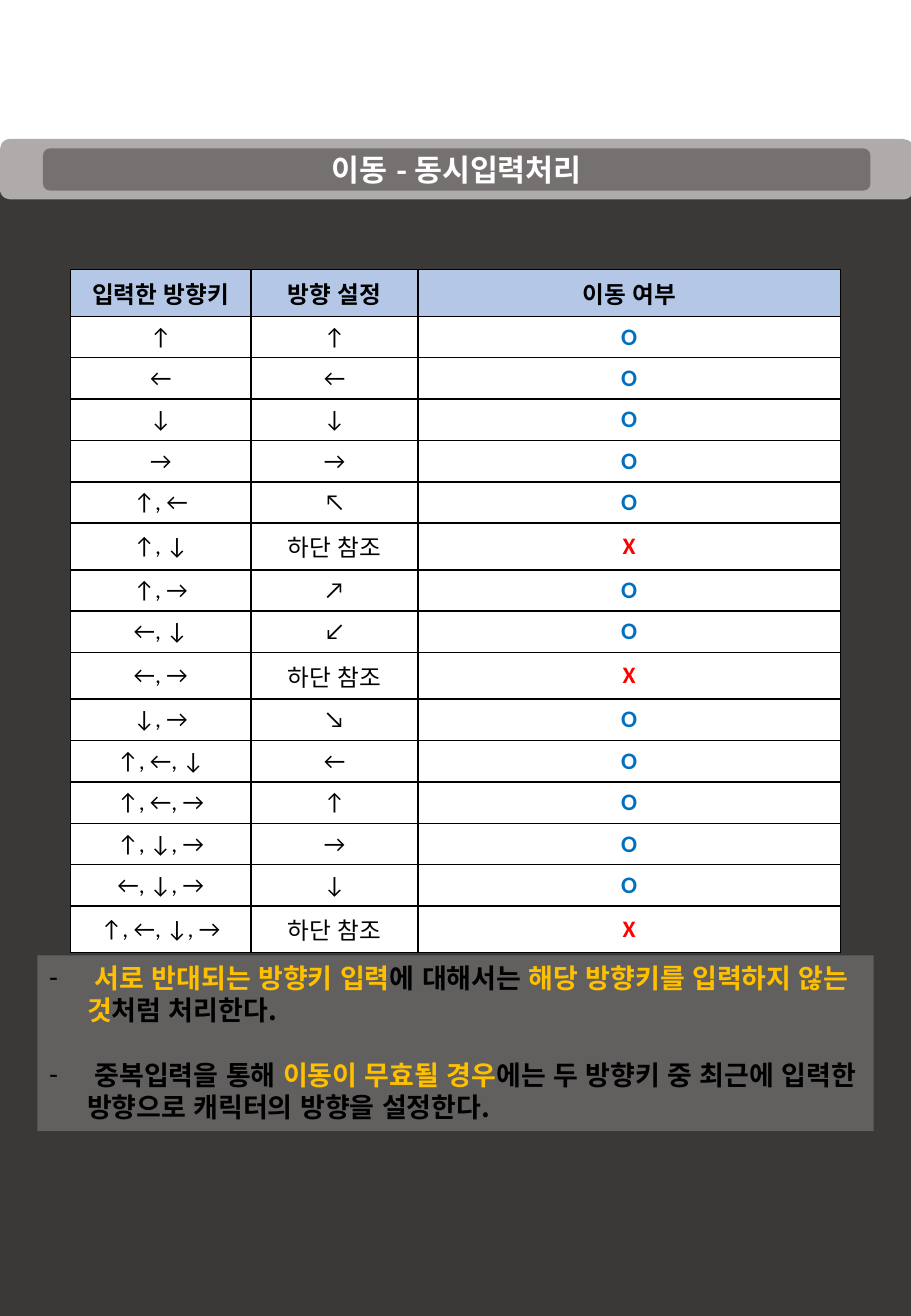
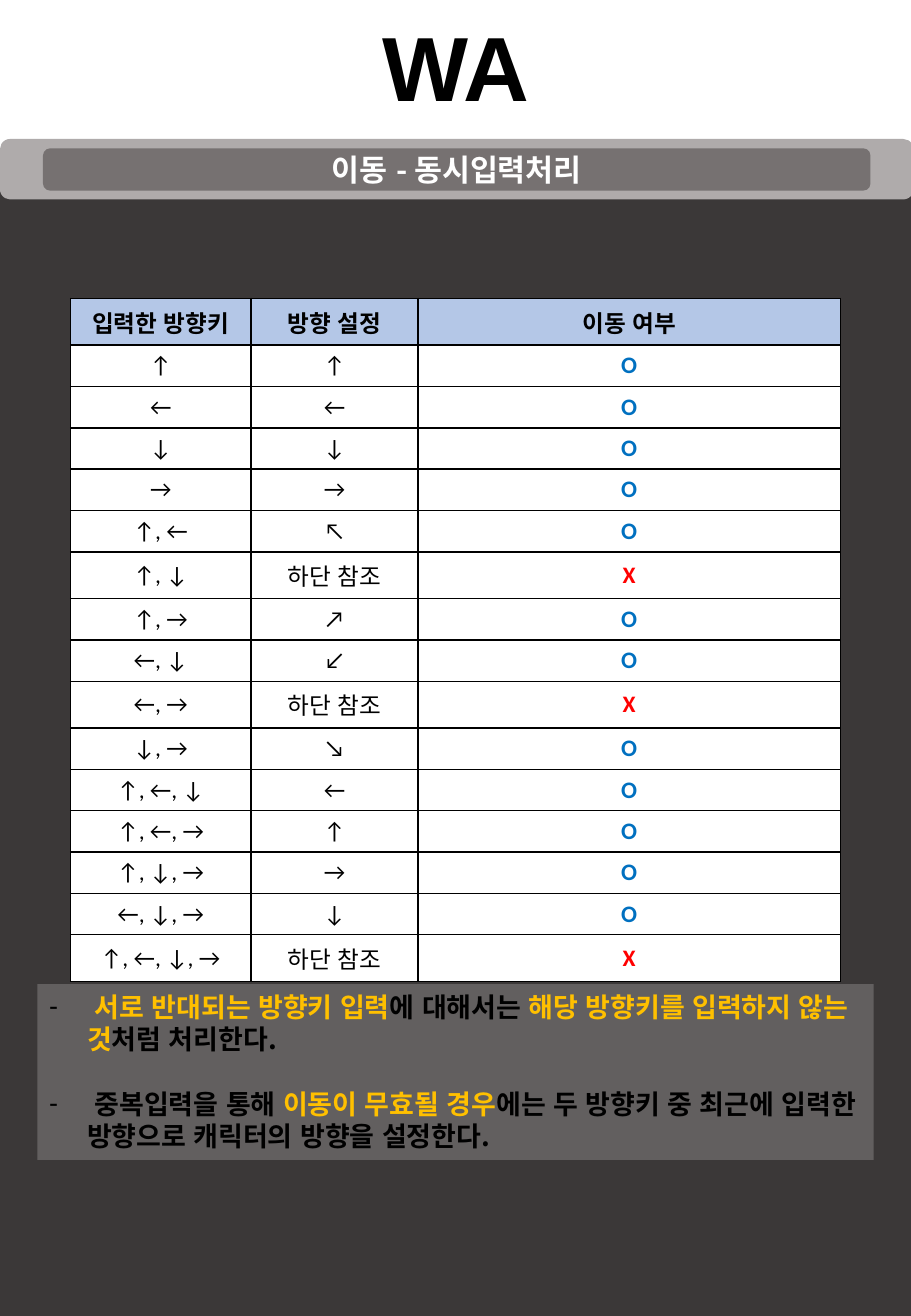
Before and after one commit to taeseongeom/WA, a slide deck: slide 10 of 기획서/신버전/캐릭터시스템.pptx. Drawn at 911x1316 pixels with LibreOffice and Linux fonts; fonts in the diff are those of the drawing. Boxes give left, top, right and bottom in pixels: in the first picture for what was removed or moved away, otherwise in the second. Text is boxed around its words. In the diff, an @@ line names an element or a change of style, - is before the commit and + after.

```diff
--- a/기획서/신버전/캐릭터시스템.pptx
+++ b/기획서/신버전/캐릭터시스템.pptx
@@ text added at bbox=[382, 38, 529, 101], 54 pt, text #000000, bold @@
+WA
@@ table: place and size @@
-table at bbox=[70, 270, 841, 945]
+table at bbox=[70, 299, 841, 974]
@@ rectangle "서로 반대되는 방향키 입력에 대해서는 ...": place and size @@
-rectangle "서로 반대되는 방향키 입력에 대해서는 ..." at bbox=[38, 956, 875, 1132]
+rectangle "서로 반대되는 방향키 입력에 대해서는 ..." at bbox=[38, 984, 875, 1160]
```
Also in this commit, not shown: 10 other slides changed, 3 slides added, 1 slide removed.
